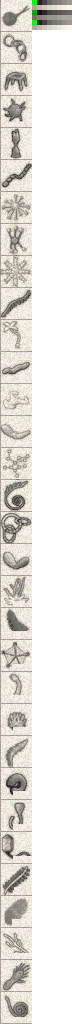
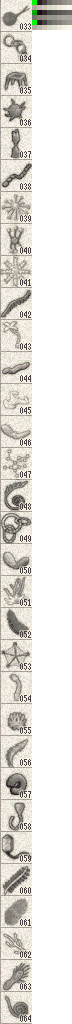
Layers edited between the first and the second 72×1024 image:
removed layer "Layer 3" over <box>19,472,25,571</box>
added layer "no" above "Layer 10" over <box>20,23,31,1022</box>
added layer "Layer 10" above "Background" over <box>11,472,30,1019</box>
painted on "Background" over <box>12,631,32,1018</box>
